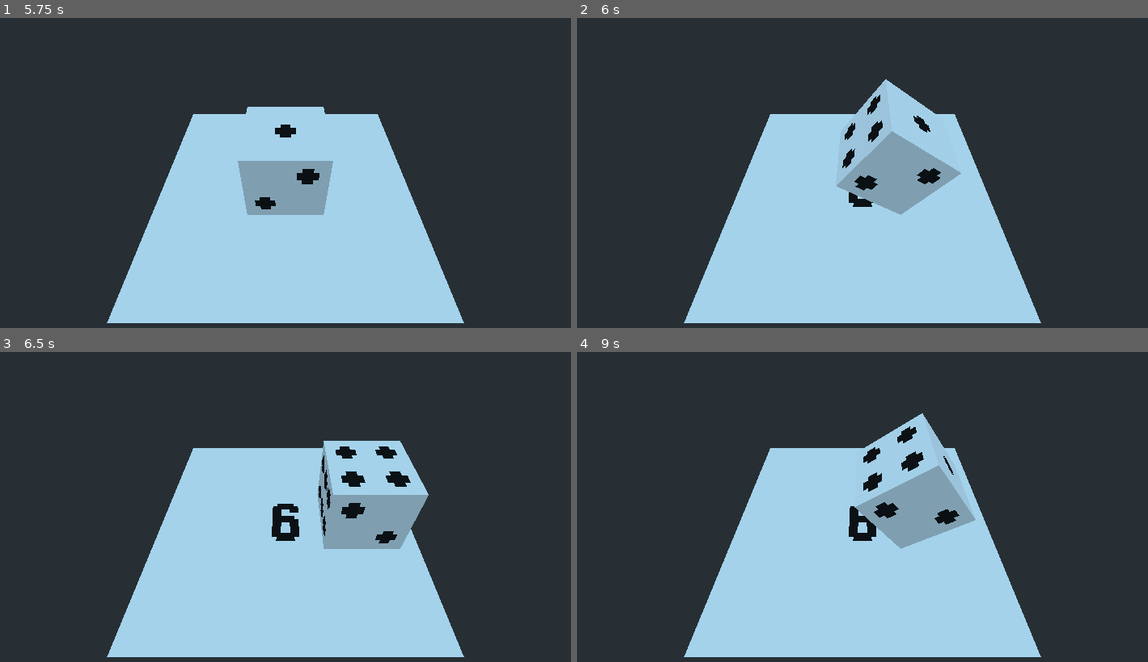
Above: before the commit, frames 1-4 (two rows, left to right).
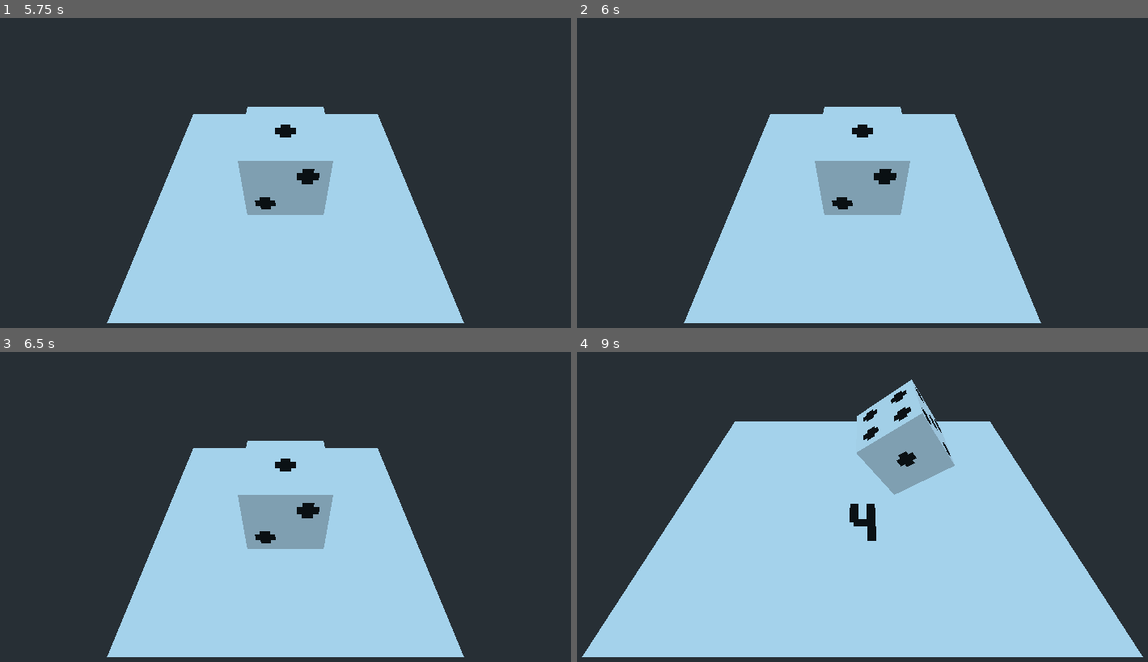
Above: after the commit, the same moments.

Repository: HexagonNico/Project-RollOfTheDice
Game: Godot game, scene res://assets/levels/first_level.tscn
The game is run twice, just before and just after one commit, with the same random seed, the same clock (stepped at 60 frames per second) and the same inputs. Before the commit the project starts from res://assets/test.tscn.
Inputs:
- Up to frame 1 (5.75 s): tap Enter at 0.5 s; hold Right (ui_right) 0.53-1.28 s; hold Down (ui_down) 1.28-2.03 s; hold Right (ui_right) 2.03-2.78 s; hold Up (ui_up) 2.78-3.53 s; hold Left (ui_left) 3.53-5.03 s; tap Space at 5 s; hold Down (ui_down) from 5.03 s (still down)
- Up to frame 2 (6 s): release Down (ui_down) at 5.78 s; hold Right (ui_right) from 5.78 s (still down)
- Up to frame 3 (6.5 s): keep holding Right (ui_right)
- Up to frame 4 (9 s): release Right (ui_right) at 6.53 s; hold Up (ui_up) 6.53-7.28 s; hold Right (ui_right) 7.28-8.03 s; hold Down (ui_down) 8.03-8.78 s; hold Left (ui_left) from 8.78 s (still down)

Frame 1 is identical in both runs. In frame 2, 4.2% of the frame differs, in the area x 41-68%, y 19-64%; in frame 3, 7.1%; in frame 4, 28%, in the area x 0-100%, y 8-99%.

Commit message:
Added transition between levels

Diff:
--- a/assets/dice/dice_controller.gd
+++ b/assets/dice/dice_controller.gd
@@ -1,3 +1,4 @@
+tool
 class_name DiceController
 extends Spatial
 
@@ -31,7 +32,7 @@
 
 
 func _input(event):
-	if not moving:
+	if not Engine.editor_hint and not moving:
 		if event.is_action_pressed("ui_left") and self.translation.x > limit_left:
 			self.start_move(left_pivot, Vector3(0, 0, 90))
 		elif event.is_action_pressed("ui_right") and self.translation.x < limit_right:
--- a/assets/test.tscn
+++ b/assets/levels/first_level.tscn
@@ -1,24 +1,26 @@
-[gd_scene load_steps=7 format=2]
+[gd_scene load_steps=8 format=2]
 
-[ext_resource path="res://assets/dice/dice_controller.tscn" type="PackedScene" id=1]
-[ext_resource path="res://assets/numbers/six.png" type="Texture" id=2]
-[ext_resource path="res://assets/level_script.gd" type="Script" id=3]
+[ext_resource path="res://assets/levels/level_script.gd" type="Script" id=1]
+[ext_resource path="res://assets/dice/dice_controller.tscn" type="PackedScene" id=2]
+[ext_resource path="res://assets/numbers/six.png" type="Texture" id=3]
+[ext_resource path="res://assets/levels/second_level.tscn" type="PackedScene" id=4]
 
 [sub_resource type="PlaneMesh" id=1]
 size = Vector2( 7, 7 )
 center_offset = Vector3( 0, -1, 0 )
 
 [sub_resource type="SpatialMaterial" id=2]
-albedo_texture = ExtResource( 2 )
+albedo_texture = ExtResource( 3 )
 
 [sub_resource type="PlaneMesh" id=3]
 material = SubResource( 2 )
 center_offset = Vector3( 0, -0.99, 0 )
 
-[node name="TestLevel" type="Spatial"]
-script = ExtResource( 3 )
+[node name="FirstLevel" type="Timer"]
+script = ExtResource( 1 )
+next_level = ExtResource( 4 )
 
-[node name="DiceController" parent="." instance=ExtResource( 1 )]
+[node name="DiceController" parent="." instance=ExtResource( 2 )]
 transform = Transform( 1, 0, 0, 0, 1, 0, 0, 0, 1, -2, 0, -2 )
 limit_left = -2
 limit_right = 2
--- a/assets/level_script.gd
+++ b/assets/levels/level_script.gd
@@ -1,14 +1,17 @@
 class_name LevelScript
-extends Spatial
+extends Timer
 
 
 export(NodePath) var dice_controller = "DiceController"
 export(Vector3) var solved_position = Vector3.ZERO
 export(int, 1, 6) var solved_face = 6
 
+export(PackedScene) var next_level
+
 
 # Called when the node enters the scene tree for the first time
 func _ready():
+	assert(self.connect("timeout", self, "_on_timeout") == OK)
 	dice_controller = get_node_or_null(dice_controller)
 	if dice_controller is DiceController:
 		assert(dice_controller.connect("move_finished", self, "_on_move_finished") == OK)
@@ -17,4 +20,10 @@
 func _on_move_finished():
 	if dice_controller is DiceController:
 		if dice_controller.translation == solved_position and dice_controller.compute_up_face() == 7 - solved_face:
-			print("Solved")
+			dice_controller.set_process_input(false)
+			self.start()
+
+
+func _on_timeout():
+	if next_level:
+		get_tree().change_scene_to(next_level)
--- /dev/null
+++ b/assets/levels/second_level.tscn
@@ -0,0 +1,46 @@
+[gd_scene load_steps=7 format=2]
+
+[ext_resource path="res://assets/levels/level_script.gd" type="Script" id=1]
+[ext_resource path="res://assets/dice/dice_controller.tscn" type="PackedScene" id=2]
+[ext_resource path="res://assets/numbers/four.png" type="Texture" id=3]
+
+[sub_resource type="PlaneMesh" id=1]
+size = Vector2( 11, 9 )
+center_offset = Vector3( 0, -1, 0 )
+
+[sub_resource type="SpatialMaterial" id=2]
+albedo_texture = ExtResource( 3 )
+
+[sub_resource type="PlaneMesh" id=3]
+material = SubResource( 2 )
+center_offset = Vector3( 0, -0.99, 1 )
+
+[node name="SecondLevel" type="Timer"]
+script = ExtResource( 1 )
+solved_position = Vector3( 0, 0, 1 )
+solved_face = 4
+
+[node name="DiceController" parent="." instance=ExtResource( 2 )]
+transform = Transform( 1, 0, 0, 0, 1, 0, 0, 0, 1, 0, 0, -1 )
+limit_left = -4
+limit_right = 4
+limit_up = -3
+limit_down = 3
+
+[node name="Cube" parent="DiceController" index="0"]
+transform = Transform( -4.37114e-08, 1, 0, -1, -4.37114e-08, 0, 0, 0, 1, 0, 0, 0 )
+
+[node name="Camera" type="Camera" parent="."]
+transform = Transform( 1, 0, 0, 0, 0.707107, 0.707107, 0, -0.707107, 0.707107, 0, 5, 6 )
+
+[node name="Terrain" type="Spatial" parent="."]
+
+[node name="MeshInstance" type="MeshInstance" parent="Terrain"]
+mesh = SubResource( 1 )
+material/0 = null
+
+[node name="MeshInstance2" type="MeshInstance" parent="Terrain"]
+mesh = SubResource( 3 )
+material/0 = null
+
+[editable path="DiceController"]
--- a/project.godot
+++ b/project.godot
@@ -14,10 +14,10 @@
 "language": "GDScript",
 "path": "res://assets/dice/dice_controller.gd"
 }, {
-"base": "Spatial",
+"base": "Timer",
 "class": "LevelScript",
 "language": "GDScript",
-"path": "res://assets/level_script.gd"
+"path": "res://assets/levels/level_script.gd"
 } ]
 _global_script_class_icons={
 "DiceController": "",
@@ -27,7 +27,7 @@
 [application]
 
 config/name="Roll Of The Dice 2"
-run/main_scene="res://assets/test.tscn"
+run/main_scene="res://assets/levels/first_level.tscn"
 config/icon="res://icon.png"
 
 [physics]
Not shown, changed: assets/numbers/four.png.import
Not shown, changed: assets/numbers/three.png.import
